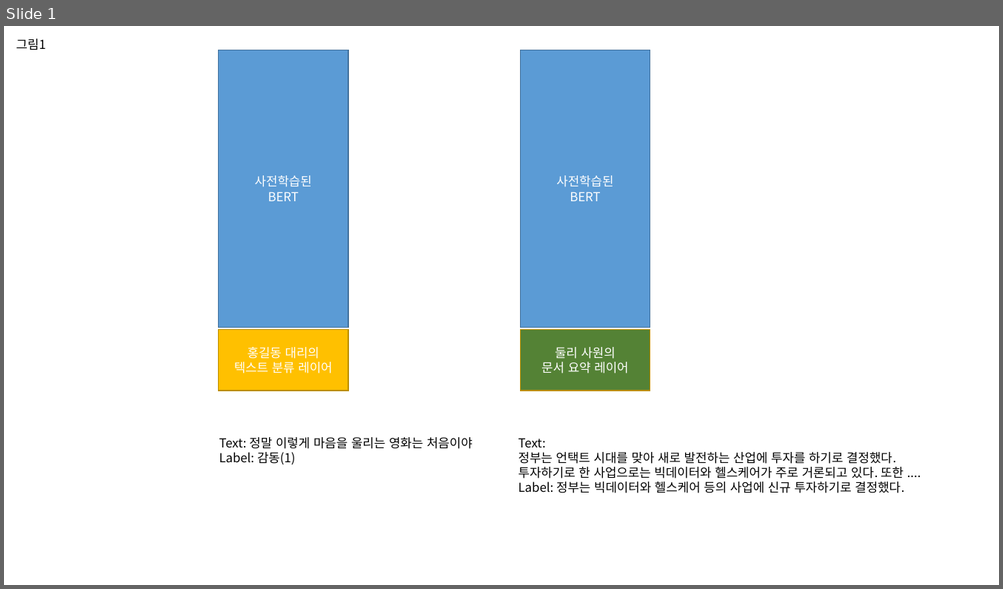
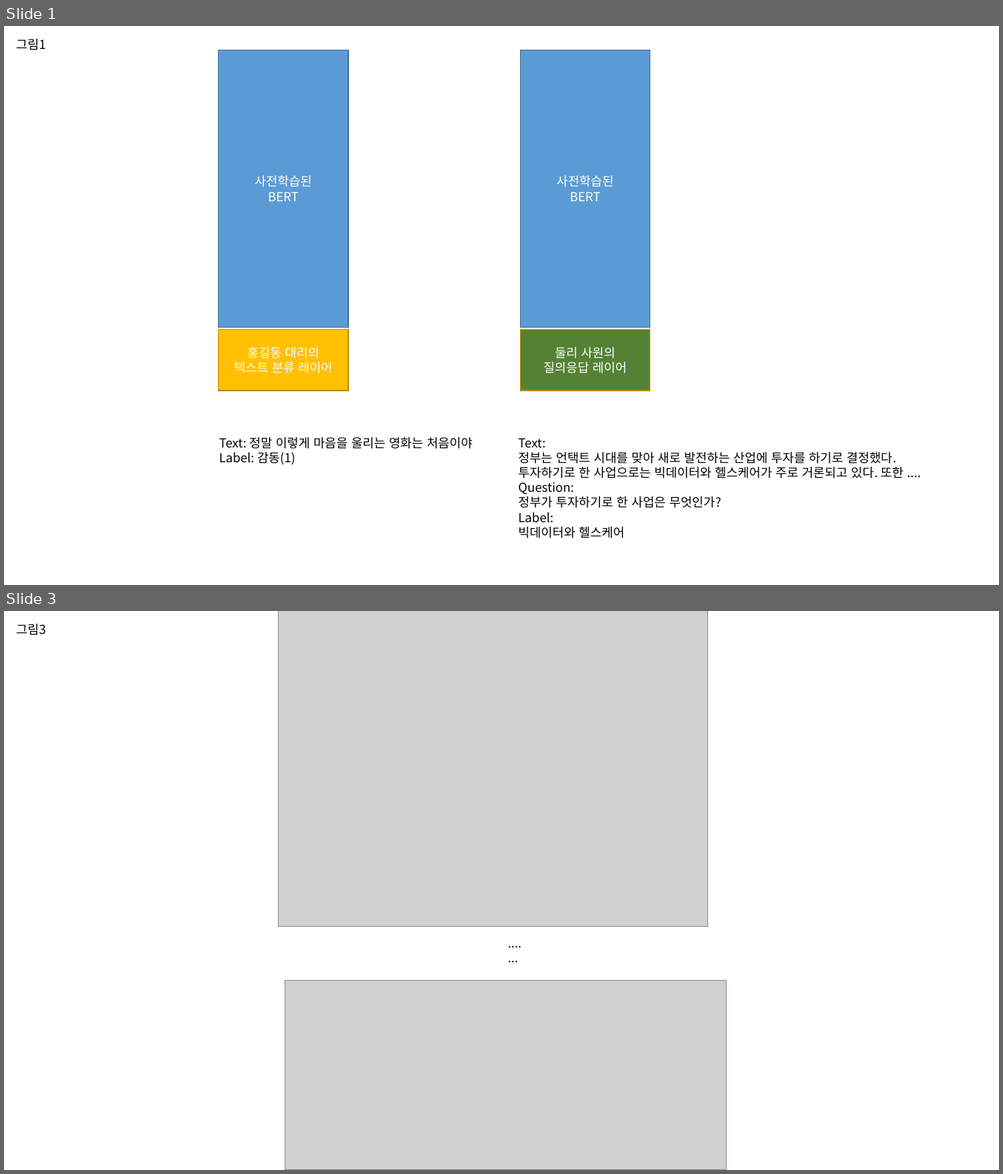
Before and after one commit to jinkilee/hello-transformer, a slide deck: draft/chapter5.pptx. Shown one above the other, each under a label of ours: slide 1 before the commit, slides 1 and 3 after it; the slides between them are not shown. The pictures are 1003x589 and 1003x1174 pixels, drawn with LibreOffice and Linux fonts; fonts in the diff are those of the drawing; grey boxes stand for pictures. Boxes give left, top, right and bottom in pixels: in the first picture for what was removed or moved away, otherwise in the second. Text is boxed around its words. In the diff, an @@ line names an element or a change of style, - is before the commit and + after.

```diff
--- a/draft/chapter5.pptx
+++ b/draft/chapter5.pptx
@@ slide 3 added at <box>4,611,999,1170</box>, background #FFFFFF @@
@@ text added at <box>16,624,45,635</box>, 12 pt, text #000000 @@
+그림3
@@ picture added at <box>279,611,708,927</box> @@
@@ text added at <box>500,932,531,969</box>, 12 pt, text #000000 @@
+.......
@@ picture added at <box>285,981,726,1170</box> @@
@@ slide 1 changed as well @@
@@ text in rectangle at <box>543,362,626,374</box>: text changed @@
-문서 요약 레이어
+질의응답 레이어
@@ text at <box>518,483,721,539</box>: text changed @@
-Label: 정부는 빅데이터와 헬스케어 등의 사업에 신규 투자하기로 결정했다.
+Question:
+정부가 투자하기로 한 사업은 무엇인가?
+Label:
+빅데이터와 헬스케어
```
Also in this commit, not shown: 1 other slide added, 1 other file.
